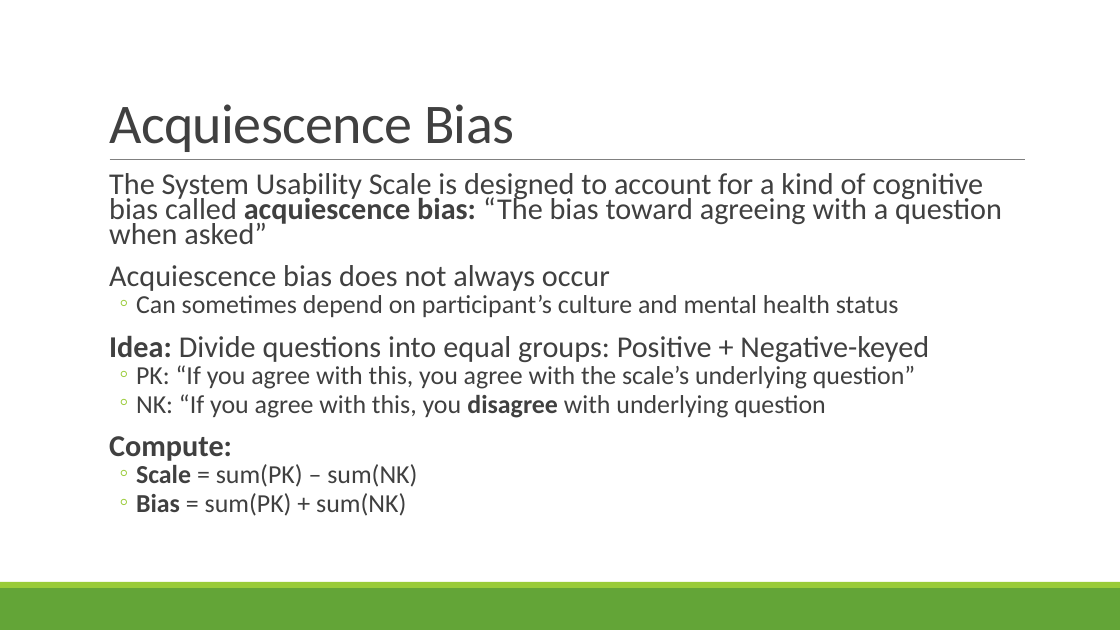
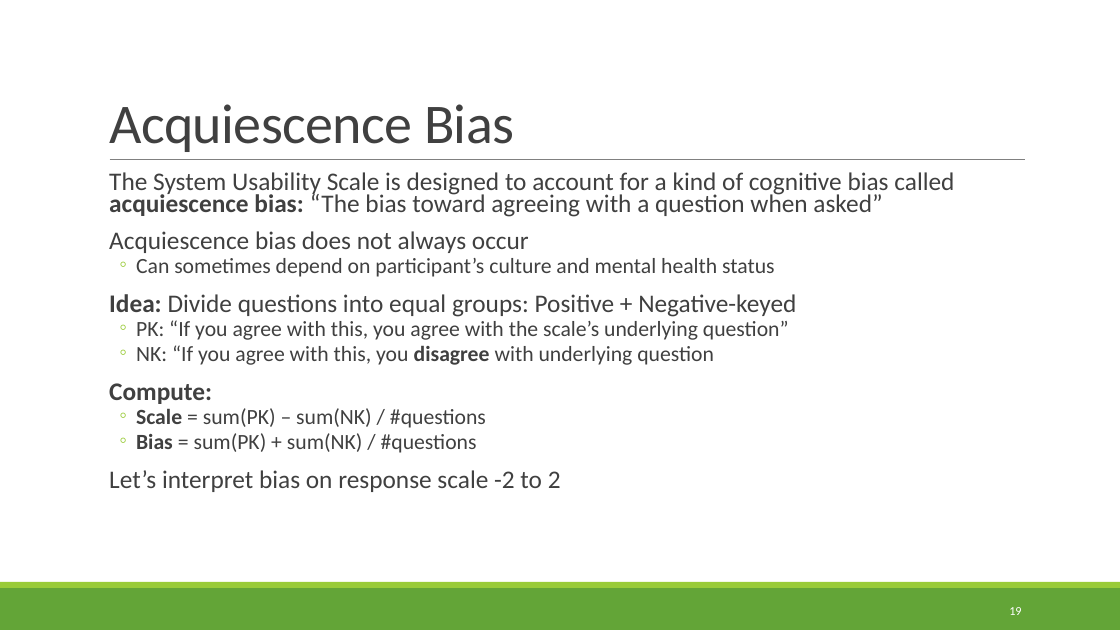
Before and after one commit to rbohrer/pl-course, a slide deck: slide 19 of LectureSlides/09Design2.pptx (slide 16 before the commit). Drawn at 1120x630 pixels with LibreOffice and Linux fonts; fonts in the diff are those of the drawing. Boxes give left, top, right and bottom in pixels: in the first picture for what was removed or moved away, otherwise in the second. Text is boxed around its words. In the diff, an @@ line names an element or a change of style, - is before the commit and + after.

```diff
--- a/LectureSlides/09Design2.pptx
+++ b/LectureSlides/09Design2.pptx
@@ text at (109, 172, 954, 404): size 25.9 to 21.7 pt in "The System Usability Scale is designed to ...", "Acquiescence bias does not always occur", "Idea: Divide questions into equal groups: Positive ...", "Compute:"; size 22.2 to 18.6 pt in "Can sometimes depend on participant’s culture and ...", "PK: “If you agree with this, you ...", "NK: “If you agree with this, you ..." @@
@@ text at (109, 408, 561, 492): text changed; size 22.2 to 18.6 pt @@
-  ◦ Scale = sum(PK) – sum(NK)
-  ◦ Bias = sum(PK) + sum(NK)
+  ◦ Scale = sum(PK) – sum(NK) / #questions
+  ◦ Bias = sum(PK) + sum(NK) / #questions
+  Let’s interpret bias on response scale -2 to 2
@@ page number added at (1009, 607, 1021, 615), 10.5 pt, text #FFFFFF @@
+19
```
Also in this commit, not shown: 43 other slides changed, 4 slides added.
